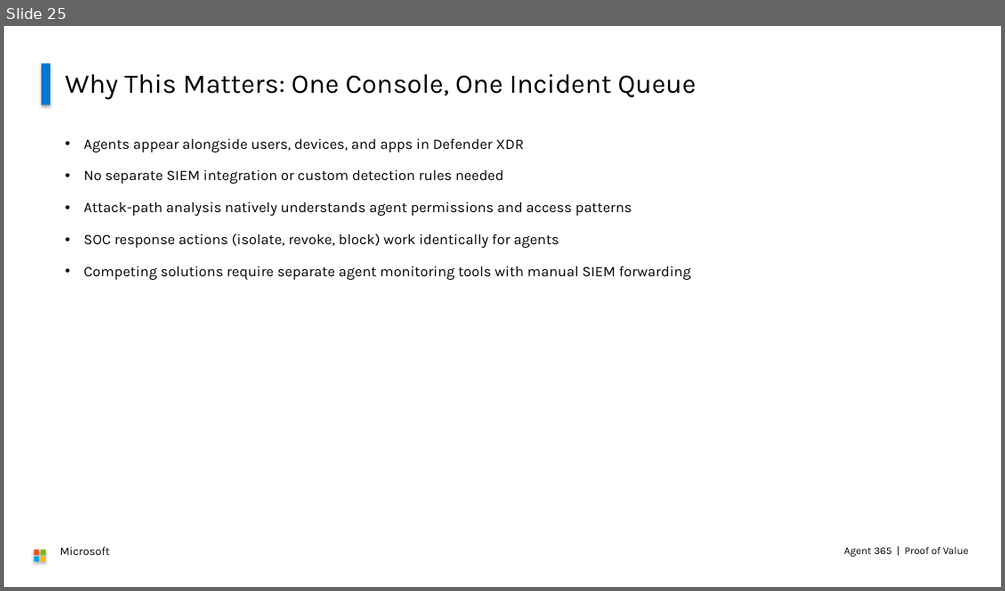
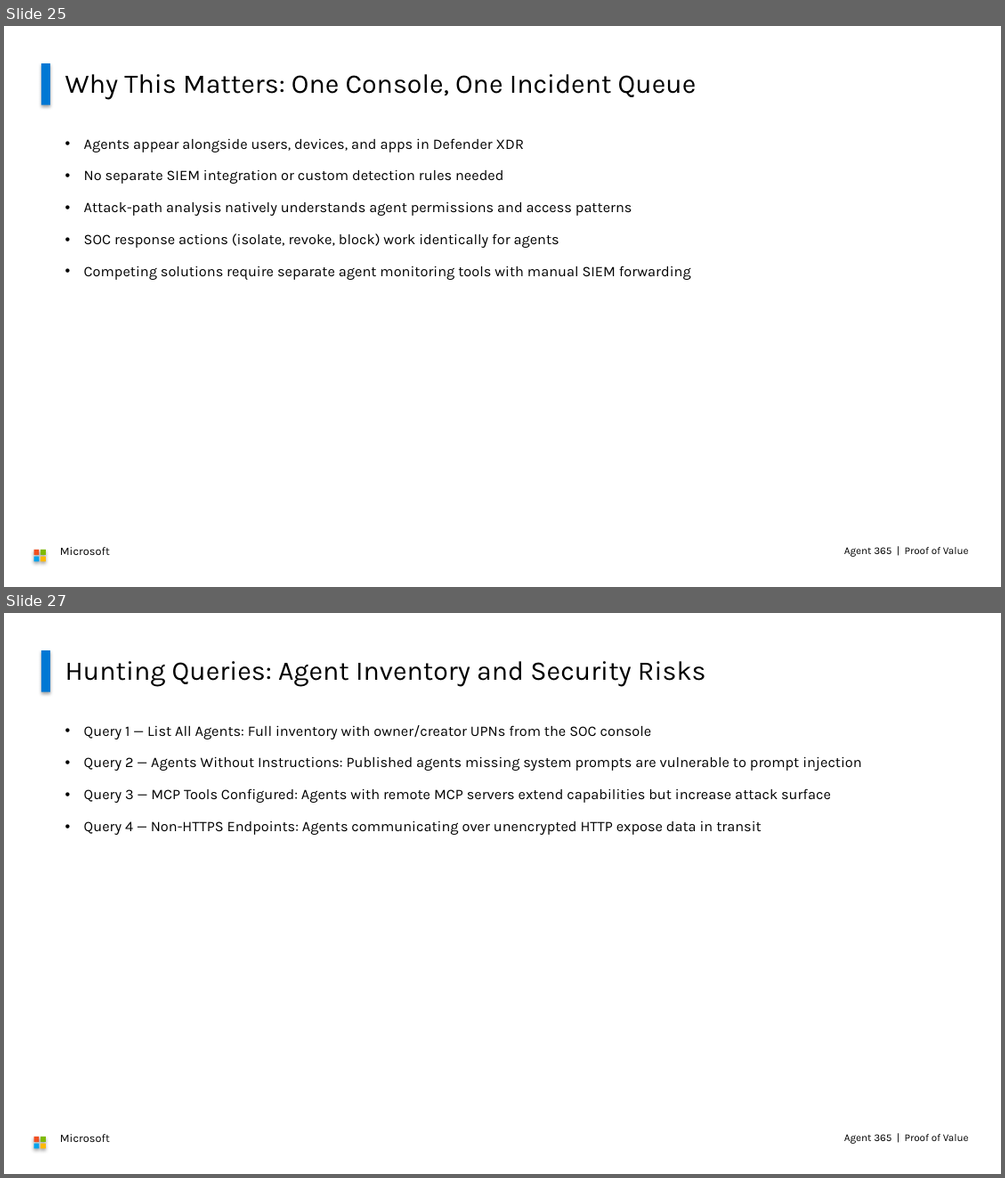
Before and after one commit to cloudtoso/Agent-365-POC, a slide deck: Agent365-PoV-Deck.pptx. Shown one above the other, each under a label of ours: slide 25 before the commit, slides 25 and 27 after it; the slides between them are not shown. The pictures are 1005x591 and 1005x1178 pixels, drawn with LibreOffice and Linux fonts; fonts in the diff are those of the drawing. Boxes give left, top, right and bottom in pixels: in the first picture for what was removed or moved away, otherwise in the second. Text is boxed around its words. In the diff, an @@ line names an element or a change of style, - is before the commit and + after.

```diff
--- a/Agent365-PoV-Deck.pptx
+++ b/Agent365-PoV-Deck.pptx
@@ slide 27 added at [4,613,1001,1174], background #FFFFFF @@
@@ rectangle added at [41,650,50,692], fill #0078D4 @@
@@ text added at [65,661,706,687], 26 pt, text #000000 @@
+Hunting Queries: Agent Inventory and Security Risks
@@ text added at [84,725,862,835], 14 pt, text #000000 @@
+• Query 1 — List All Agents: Full inventory with owner/creator UPNs from the SOC console
+• Query 2 — Agents Without Instructions: Published agents missing system prompts are vulnerable to prompt injection
+• Query 3 — MCP Tools Configured: Agents with remote MCP servers extend capabilities but increase attack surface
+• Query 4 — Non-HTTPS Endpoints: Agents communicating over unencrypted HTTP expose data in transit
@@ rectangle added at [34,1136,39,1142], fill #F25022 @@
@@ rectangle added at [34,1143,39,1149], fill #00A4EF @@
@@ rectangle added at [40,1136,46,1142], fill #7FBA00 @@
@@ rectangle added at [40,1143,46,1149], fill #FFB900 @@
@@ text added at [60,1134,110,1142], 11 pt, text #000000 @@
+Microsoft
@@ text added at [844,1134,969,1143], 10 pt, text #000000 @@
+Agent 365 | Proof of Value
```
Also in this commit, not shown: 1 other slide added, 2 other files.
